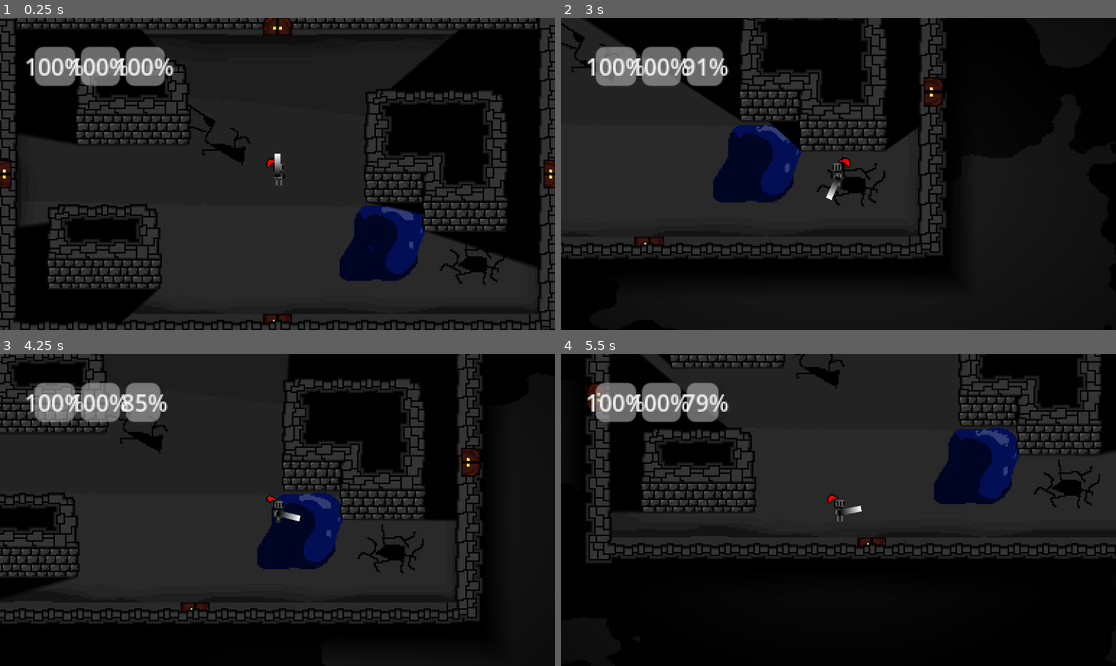
Above: before the commit, frames 1-4 (two rows, left to right).
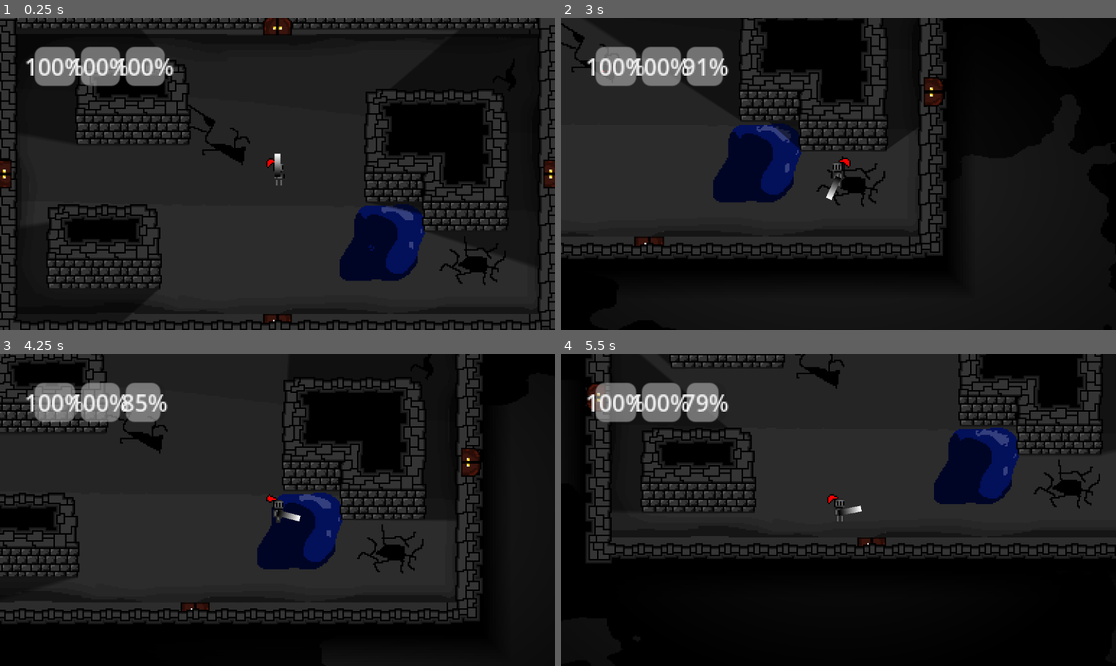
Above: after the commit, the same moments.

Repository: entalk09/infinity_dungeon_gamefiles
Game: Godot game, scene res://scenes/main.tscn
The game is run twice, just before and just after one commit, with the same random seed, the same clock (stepped at 60 frames per second) and the same inputs. The engine's default icon, where the game draws it, is replaced by a stand-in: a white triangle on a blue panel in a dark square.
Inputs (mouse positions are in pixels of both pictures, inside the frame that each line leads up to):
- Up to frame 1 (0.25 s): no input
- Up to frame 2 (3 s): tap Enter at 0.5 s; move the mouse to (960, 158) at 0.52 s; hold D (move_right) 0.53-1.28 s; click (960, 158) at 0.6 s; move the mouse to (727, 189) at 1.27 s; hold S (move_down) 1.28-2.03 s; click (727, 189) at 1.35 s; move the mouse to (894, 105) at 2.02 s; hold D (move_right) 2.03-2.78 s; tap E (interact) at 2.1 s; click (894, 105) at 2.3 s; move the mouse to (810, 236) at 2.77 s; hold W (move_up) from 2.78 s (still down); tap Mouse wheel up (zoom_in) at 2.85 s
- Up to frame 3 (4.25 s): click (249, 572) at 3.05 s; move the mouse to (444, 556) at 3.52 s; release W (move_up) at 3.53 s; hold A (move_left) from 3.53 s (still down); tap Mouse wheel down (zoom_out) at 3.6 s; click (444, 556) at 3.8 s
- Up to frame 4 (5.5 s): move the mouse to (672, 463) at 4.27 s; click (672, 463) at 4.35 s; move the mouse to (866, 510) at 5.02 s; release A (move_left) at 5.03 s; hold S (move_down) from 5.03 s (still down); click (866, 510) at 5.1 s

The runs differ from the first frame. In frame 1, 0.1% of the frame differs, in the area x 69-77%, y 59-63%; in frame 2, 0.2%, in the area x 37-44%, y 33-43%; in frame 3, less than 0.1%; in frame 4, less than 0.1%.

Commit message:
changed shadows to work w multiple lightsources
also modified the fire test shader

Diff:
--- /dev/null
+++ b/Flame_Test.tres
@@ -0,0 +1,28 @@
+[gd_resource type="ShaderMaterial" format=3 uid="uid://dqvuvrg0braas"]
+
+[ext_resource type="Shader" uid="uid://4t6l5awkvcuh" path="res://fire_test.tres" id="1_8y6s1"]
+
+[sub_resource type="Gradient" id="Gradient_u5kky"]
+offsets = PackedFloat32Array(0, 0.75136614)
+colors = PackedColorArray(0, 0, 0, 1, 0.8646751, 0.86467516, 0.8646751, 1)
+
+[sub_resource type="FastNoiseLite" id="FastNoiseLite_xeefp"]
+noise_type = 2
+seed = 54
+frequency = 0.017
+fractal_type = 2
+cellular_jitter = 1.81
+cellular_return_type = 3
+
+[sub_resource type="NoiseTexture2D" id="NoiseTexture2D_tohyo"]
+width = 128
+height = 128
+noise = SubResource("FastNoiseLite_xeefp")
+color_ramp = SubResource("Gradient_u5kky")
+seamless = true
+normalize = false
+seamless_blend_skirt = 0.208
+
+[resource]
+shader = ExtResource("1_8y6s1")
+shader_parameter/Texture2DParameter = SubResource("NoiseTexture2D_tohyo")
--- a/entitys/player/player.tscn
+++ b/entitys/player/player.tscn
@@ -136,6 +136,7 @@
 texture = SubResource("GradientTexture2D_rpjyd")
 
 [node name="AnimatedSprite2D" type="AnimatedSprite2D" parent="." unique_id=1784101491]
+z_index = -1
 texture_filter = 1
 position = Vector2(-12, -12)
 sprite_frames = SubResource("SpriteFrames_rpjyd")
@@ -145,7 +146,6 @@
 
 [node name="PointLight2D" type="PointLight2D" parent="." unique_id=1506879783]
 position = Vector2(0, 7)
-blend_mode = 2
 range_z_max = -1
 shadow_enabled = true
 shadow_color = Color(0, 0, 0, 1)
--- /dev/null
+++ b/fire_noise.tres
@@ -0,0 +1,12 @@
+[gd_resource type="FastNoiseLite" format=3 uid="uid://b7resp5b87kkj"]
+
+[resource]
+noise_type = 4
+seed = 16
+frequency = 0.0161
+fractal_octaves = 10
+fractal_lacunarity = 10.85
+fractal_gain = 0.0
+fractal_weighted_strength = 0.33
+cellular_distance_function = 1
+cellular_jitter = 1.925
--- a/fire_test.tres
+++ b/fire_test.tres
@@ -1,294 +1,184 @@
-[gd_resource type="VisualShader" load_steps=28 format=3 uid="uid://4t6l5awkvcuh"]
+[gd_resource type="VisualShader" format=3 uid="uid://4t6l5awkvcuh"]
+
+[ext_resource type="FastNoiseLite" uid="uid://b7resp5b87kkj" path="res://fire_noise.tres" id="1_vaxwo"]
 
 [sub_resource type="VisualShaderNodeInput" id="VisualShaderNodeInput_vaxwo"]
 output_port_for_preview = 0
 expanded_output_ports = [0]
 input_name = "uv"
 
-[sub_resource type="VisualShaderNodeFloatFunc" id="VisualShaderNodeFloatFunc_w61ix"]
-output_port_for_preview = 0
-function = 0
-
 [sub_resource type="VisualShaderNodeInput" id="VisualShaderNodeInput_p0lyg"]
 input_name = "time"
 
-[sub_resource type="VisualShaderNodeVectorCompose" id="VisualShaderNodeVectorCompose_046jq"]
-op_type = 0
-
 [sub_resource type="VisualShaderNodeFloatOp" id="VisualShaderNodeFloatOp_7gi8s"]
 output_port_for_preview = 0
-operator = 1
-
-[sub_resource type="VisualShaderNodeFloatOp" id="VisualShaderNodeFloatOp_qy8cl"]
-default_input_values = [0, 0.0, 1, 1.0]
-operator = 2
-
-[sub_resource type="VisualShaderNodeMultiplyAdd" id="VisualShaderNodeMultiplyAdd_5ef82"]
-output_port_for_preview = 0
-default_input_values = [0, 0.0, 1, 0.5, 2, 0.25]
-
-[sub_resource type="VisualShaderNodeFloatFunc" id="VisualShaderNodeFloatFunc_s1jtx"]
-function = 17
-
-[sub_resource type="VisualShaderNodeVectorCompose" id="VisualShaderNodeVectorCompose_vaxwo"]
-output_port_for_preview = 0
-op_type = 0
-
-[sub_resource type="VisualShaderNodeInput" id="VisualShaderNodeInput_s1jtx"]
-expanded_output_ports = [0]
-input_name = "uv"
-
-[sub_resource type="VisualShaderNodeFloatOp" id="VisualShaderNodeFloatOp_p0lyg"]
-default_input_values = [0, 1.0, 1, 0.0]
-operator = 1
-
-[sub_resource type="VisualShaderNodeFloatOp" id="VisualShaderNodeFloatOp_046jq"]
-output_port_for_preview = 0
-operator = 2
-
-[sub_resource type="VisualShaderNodeCompare" id="VisualShaderNodeCompare_s1jtx"]
-default_input_values = [0, 1.0, 1, 1.0, 2, 1e-05]
-function = 2
-
-[sub_resource type="VisualShaderNodeVectorDecompose" id="VisualShaderNodeVectorDecompose_vaxwo"]
-default_input_values = [0, Vector2(0, 0)]
-op_type = 0
-
-[sub_resource type="VisualShaderNodeSwitch" id="VisualShaderNodeSwitch_w61ix"]
-
-[sub_resource type="VisualShaderNodeFloatOp" id="VisualShaderNodeFloatOp_5ef82"]
-default_input_values = [0, 0.0, 1, 1.0]
-operator = 1
 
 [sub_resource type="VisualShaderNodeVectorCompose" id="VisualShaderNodeVectorCompose_rk145"]
 op_type = 0
 
-[sub_resource type="VisualShaderNodeStep" id="VisualShaderNodeStep_f7bae"]
-default_input_values = [0, Vector2(0.5, 0.5), 1, Vector2(0, 0)]
-op_type = 1
+[sub_resource type="VisualShaderNodeTexture2DParameter" id="VisualShaderNodeTexture2DParameter_w61ix"]
+parameter_name = "Texture2DParameter"
+texture_type = 1
+texture_filter = 2
+texture_repeat = 1
 
-[sub_resource type="VisualShaderNodeVectorOp" id="VisualShaderNodeVectorOp_rk145"]
+[sub_resource type="VisualShaderNodeColorConstant" id="VisualShaderNodeColorConstant_p0lyg"]
+constant = Color(0, 0, 0, 0)
+
+[sub_resource type="VisualShaderNodeColorConstant" id="VisualShaderNodeColorConstant_046jq"]
+constant = Color(1, 1, 0, 1)
+
+[sub_resource type="VisualShaderNodeMix" id="VisualShaderNodeMix_7gi8s"]
+output_port_for_preview = 0
+default_input_values = [0, Vector3(0, 0, 0), 1, Vector3(1, 1, 1), 2, Vector3(0.5, 0.5, 0.5)]
+op_type = 3
+
+[sub_resource type="VisualShaderNodeInput" id="VisualShaderNodeInput_qy8cl"]
+output_port_for_preview = 2
+expanded_output_ports = [0]
+input_name = "uv"
+
+[sub_resource type="VisualShaderNodeVectorDistance" id="VisualShaderNodeVectorDistance_5ef82"]
+output_port_for_preview = 0
 default_input_values = [0, Vector2(0, 0), 1, Vector2(0.5, 0.5)]
 op_type = 0
+
+[sub_resource type="VisualShaderNodeVectorCompose" id="VisualShaderNodeVectorCompose_f7bae"]
+op_type = 0
+
+[sub_resource type="VisualShaderNodeFloatOp" id="VisualShaderNodeFloatOp_mpx33"]
+output_port_for_preview = 0
+default_input_values = [0, 0.665, 1, 0.0]
 operator = 1
 
-[sub_resource type="VisualShaderNodeVectorOp" id="VisualShaderNodeVectorOp_f7bae"]
-default_input_values = [0, Vector2(0, 0), 1, Vector2(0, 0)]
-expanded_output_ports = [0]
-op_type = 0
+[sub_resource type="VisualShaderNodeStep" id="VisualShaderNodeStep_wddkn"]
+default_input_values = [0, 0.2, 1, 0.25]
+
+[sub_resource type="VisualShaderNodeStep" id="VisualShaderNodeStep_dyrr5"]
+default_input_values = [0, 0.4, 1, 0.5]
+
+[sub_resource type="VisualShaderNodeStep" id="VisualShaderNodeStep_gm3jx"]
+default_input_values = [0, 0.6, 1, 0.75]
+
+[sub_resource type="VisualShaderNodeMix" id="VisualShaderNodeMix_x4tsp"]
+output_port_for_preview = 0
+default_input_values = [0, Vector3(0, 0, 0), 1, Vector3(1, 1, 1), 2, Vector3(0.5, 0.5, 0.5)]
+op_type = 3
+
+[sub_resource type="VisualShaderNodeColorConstant" id="VisualShaderNodeColorConstant_8xsa3"]
+constant = Color(1, 0.4862745, 0, 1)
+
+[sub_resource type="VisualShaderNodeColorConstant" id="VisualShaderNodeColorConstant_suudl"]
+constant = Color(1, 0.22745098, 0, 1)
+
+[sub_resource type="VisualShaderNodeMix" id="VisualShaderNodeMix_2n4dg"]
+output_port_for_preview = 0
+default_input_values = [0, Vector3(0, 0, 0), 1, Vector3(1, 1, 1), 2, Vector3(0.5, 0.5, 0.5)]
+op_type = 3
+
+[sub_resource type="VisualShaderNodeMultiplyAdd" id="VisualShaderNodeMultiplyAdd_c3cnu"]
+default_input_values = [0, 0.0, 1, 2.0, 2, -0.5]
+
+[sub_resource type="VisualShaderNodeFloatOp" id="VisualShaderNodeFloatOp_xsnjy"]
+output_port_for_preview = 0
+default_input_values = [0, 0.0, 1, 1.0]
 operator = 2
 
-[sub_resource type="VisualShaderNodeFloatOp" id="VisualShaderNodeFloatOp_mpx33"]
-default_input_values = [0, 0.0, 1, 3.0]
+[sub_resource type="VisualShaderNodeFloatFunc" id="VisualShaderNodeFloatFunc_ry2us"]
+function = 11
+
+[sub_resource type="VisualShaderNodeFloatFunc" id="VisualShaderNodeFloatFunc_qw1oh"]
+function = 31
+
+[sub_resource type="VisualShaderNodeFloatOp" id="VisualShaderNodeFloatOp_4dykr"]
+default_input_values = [0, 0.0, 1, 1.5]
 operator = 2
 
-[sub_resource type="VisualShaderNodeFloatOp" id="VisualShaderNodeFloatOp_wddkn"]
+[sub_resource type="VisualShaderNodeFloatOp" id="VisualShaderNodeFloatOp_x3xsb"]
 output_port_for_preview = 0
+operator = 3
 
-[sub_resource type="VisualShaderNodeMultiplyAdd" id="VisualShaderNodeMultiplyAdd_dyrr5"]
+[sub_resource type="VisualShaderNodeFloatFunc" id="VisualShaderNodeFloatFunc_6hd4l"]
 output_port_for_preview = 0
-default_input_values = [0, 0.0, 1, -1.0, 2, 0.5]
+function = 11
 
-[sub_resource type="FastNoiseLite" id="FastNoiseLite_x4tsp"]
-noise_type = 0
-frequency = 0.0019
-fractal_type = 2
+[sub_resource type="VisualShaderNodeClamp" id="VisualShaderNodeClamp_f428y"]
+
+[sub_resource type="VisualShaderNodeFloatOp" id="VisualShaderNodeFloatOp_3ei27"]
+default_input_values = [0, 0.0, 1, 0.9]
+operator = 2
 
 [sub_resource type="NoiseTexture2D" id="NoiseTexture2D_8xsa3"]
+noise = ExtResource("1_vaxwo")
 seamless = true
 seamless_blend_skirt = 0.848
-noise = SubResource("FastNoiseLite_x4tsp")
 
 [sub_resource type="VisualShaderNodeTexture" id="VisualShaderNodeTexture_suudl"]
 output_port_for_preview = 0
+source = 5
 texture = SubResource("NoiseTexture2D_8xsa3")
 texture_type = 1
 
-[sub_resource type="VisualShaderNodeUVFunc" id="VisualShaderNodeUVFunc_2n4dg"]
-output_port_for_preview = 0
-
 [resource]
-code = "shader_type canvas_item;
-render_mode blend_mix;
-
-uniform sampler2D tex_frg_8 : source_color;
-
-
-
-void fragment() {
-// Input:2
-	vec2 n_out2p0 = UV;
-
-
-// VectorOp:3
-	vec2 n_in3p1 = vec2(0.50000, 0.50000);
-	vec2 n_out3p0 = n_out2p0 - n_in3p1;
-
-
-// VectorOp:4
-	vec2 n_out4p0 = n_out3p0 * n_out3p0;
-	float n_out4p1 = n_out4p0.r;
-	float n_out4p2 = n_out4p0.g;
-
-
-// FloatOp:5
-	float n_in5p1 = 3.00000;
-	float n_out5p0 = n_out4p1 * n_in5p1;
-
-
-// FloatOp:6
-	float n_out6p0 = n_out5p0 + n_out4p2;
-
-
-// MultiplyAdd:7
-	float n_in7p1 = -1.00000;
-	float n_in7p2 = 0.50000;
-	float n_out7p0 = fma(n_out6p0, n_in7p1, n_in7p2);
-
-
-// Input:10
-	vec2 n_out10p0 = UV;
-	float n_out10p1 = n_out10p0.r;
-	float n_out10p2 = n_out10p0.g;
-
-
-// Input:12
-	float n_out12p0 = TIME;
-
-
-// FloatFunc:18
-	float n_out18p0 = fract(n_out12p0);
-
-
-// FloatOp:21
-	float n_in21p0 = 1.00000;
-	float n_out21p0 = n_in21p0 - n_out18p0;
-
-
-// MultiplyAdd:17
-	float n_in17p1 = 0.50000;
-	float n_in17p2 = 0.25000;
-	float n_out17p0 = fma(n_out21p0, n_in17p1, n_in17p2);
-
-
-// VectorCompose:13
-	vec2 n_out13p0 = vec2(n_out10p1, n_out17p0);
-
-
-// FloatOp:15
-	float n_out15p0 = n_out21p0 - n_out10p2;
-
-
-// FloatOp:16
-	float n_in16p1 = 1.00000;
-	float n_out16p0 = n_out15p0 * n_in16p1;
-
-
-// VectorCompose:19
-	float n_in19p0 = 0.00000;
-	vec2 n_out19p0 = vec2(n_in19p0, n_out16p0);
-
-
-// UVFunc:9
-	vec2 n_in9p1 = vec2(1.00000, 1.00000);
-	vec2 n_out9p0 = n_out19p0 * n_in9p1 + n_out13p0;
-
-
-// VectorDecompose:24
-	float n_out24p0 = n_out9p0.x;
-	float n_out24p1 = n_out9p0.y;
-
-
-// Compare:23
-	float n_in23p1 = 1.00000;
-	bool n_out23p0 = n_out24p1 > n_in23p1;
-
-
-// FloatOp:26
-	float n_in26p1 = 1.00000;
-	float n_out26p0 = n_out24p1 - n_in26p1;
-
-
-	float n_out25p0;
-// Switch:25
-	n_out25p0 = mix(n_out24p1, n_out26p0, float(n_out23p0));
-
-
-// VectorCompose:27
-	vec2 n_out27p0 = vec2(n_out24p0, n_out25p0);
-
-
-// Texture2D:8
-	vec4 n_out8p0 = texture(tex_frg_8, n_out27p0);
-
-
-// Step:28
-	vec2 n_in28p0 = vec2(0.50000, 0.50000);
-	vec2 n_out28p0 = step(n_in28p0, vec2(n_out8p0.xy));
-
-
-// FloatOp:22
-	float n_out22p0 = n_out7p0 * n_out28p0.x;
-
-
-// Output:0
-	COLOR.a = n_out22p0;
-
-
-}
-"
-graph_offset = Vector2(-337.936, -66.1429)
 mode = 1
 flags/light_only = false
-nodes/fragment/0/position = Vector2(1440, 80)
-nodes/fragment/2/node = SubResource("VisualShaderNodeInput_s1jtx")
-nodes/fragment/2/position = Vector2(-1040, 140)
-nodes/fragment/3/node = SubResource("VisualShaderNodeVectorOp_rk145")
-nodes/fragment/3/position = Vector2(-700, 80)
-nodes/fragment/4/node = SubResource("VisualShaderNodeVectorOp_f7bae")
-nodes/fragment/4/position = Vector2(-420, 60)
-nodes/fragment/5/node = SubResource("VisualShaderNodeFloatOp_mpx33")
-nodes/fragment/5/position = Vector2(-160, 60)
-nodes/fragment/6/node = SubResource("VisualShaderNodeFloatOp_wddkn")
-nodes/fragment/6/position = Vector2(40, 160)
-nodes/fragment/7/node = SubResource("VisualShaderNodeMultiplyAdd_dyrr5")
-nodes/fragment/7/position = Vector2(280, 60)
+nodes/fragment/0/position = Vector2(3380, 180)
 nodes/fragment/8/node = SubResource("VisualShaderNodeTexture_suudl")
-nodes/fragment/8/position = Vector2(560, 400)
-nodes/fragment/9/node = SubResource("VisualShaderNodeUVFunc_2n4dg")
-nodes/fragment/9/position = Vector2(-780, 560)
+nodes/fragment/8/position = Vector2(480, 320)
 nodes/fragment/10/node = SubResource("VisualShaderNodeInput_vaxwo")
-nodes/fragment/10/position = Vector2(-1980, 480)
-nodes/fragment/11/node = SubResource("VisualShaderNodeFloatFunc_w61ix")
-nodes/fragment/11/position = Vector2(-2240, 1060)
+nodes/fragment/10/position = Vector2(-620, 440)
 nodes/fragment/12/node = SubResource("VisualShaderNodeInput_p0lyg")
-nodes/fragment/12/position = Vector2(-2580, 860)
-nodes/fragment/13/node = SubResource("VisualShaderNodeVectorCompose_046jq")
-nodes/fragment/13/position = Vector2(-1060, 640)
+nodes/fragment/12/position = Vector2(-1420, 620)
 nodes/fragment/15/node = SubResource("VisualShaderNodeFloatOp_7gi8s")
-nodes/fragment/15/position = Vector2(-1460, 640)
-nodes/fragment/16/node = SubResource("VisualShaderNodeFloatOp_qy8cl")
-nodes/fragment/16/position = Vector2(-1260, 740)
-nodes/fragment/17/node = SubResource("VisualShaderNodeMultiplyAdd_5ef82")
-nodes/fragment/17/position = Vector2(-1720, 920)
-nodes/fragment/18/node = SubResource("VisualShaderNodeFloatFunc_s1jtx")
-nodes/fragment/18/position = Vector2(-2240, 880)
-nodes/fragment/19/node = SubResource("VisualShaderNodeVectorCompose_vaxwo")
-nodes/fragment/19/position = Vector2(-1040, 800)
-nodes/fragment/21/node = SubResource("VisualShaderNodeFloatOp_p0lyg")
-nodes/fragment/21/position = Vector2(-1960, 820)
-nodes/fragment/22/node = SubResource("VisualShaderNodeFloatOp_046jq")
-nodes/fragment/22/position = Vector2(1220, 60)
-nodes/fragment/23/node = SubResource("VisualShaderNodeCompare_s1jtx")
-nodes/fragment/23/position = Vector2(-320, 680)
-nodes/fragment/24/node = SubResource("VisualShaderNodeVectorDecompose_vaxwo")
-nodes/fragment/24/position = Vector2(-520, 540)
-nodes/fragment/25/node = SubResource("VisualShaderNodeSwitch_w61ix")
-nodes/fragment/25/position = Vector2(20, 740)
-nodes/fragment/26/node = SubResource("VisualShaderNodeFloatOp_5ef82")
-nodes/fragment/26/position = Vector2(-240, 920)
+nodes/fragment/15/position = Vector2(-100, 600)
 nodes/fragment/27/node = SubResource("VisualShaderNodeVectorCompose_rk145")
 nodes/fragment/27/position = Vector2(220, 520)
-nodes/fragment/28/node = SubResource("VisualShaderNodeStep_f7bae")
-nodes/fragment/28/position = Vector2(840, 220)
-nodes/fragment/connections = PackedInt32Array(2, 0, 3, 0, 3, 0, 4, 0, 3, 0, 4, 1, 4, 1, 5, 0, 5, 0, 6, 0, 4, 2, 6, 1, 6, 0, 7, 0, 12, 0, 11, 0, 10, 1, 13, 0, 13, 0, 9, 0, 15, 0, 16, 0, 12, 0, 18, 0, 16, 0, 19, 1, 19, 0, 9, 2, 21, 0, 15, 0, 18, 0, 21, 1, 21, 0, 17, 0, 7, 0, 22, 0, 22, 0, 0, 1, 10, 2, 15, 1, 17, 0, 13, 1, 9, 0, 24, 0, 24, 1, 26, 0, 24, 1, 25, 2, 26, 0, 25, 1, 23, 0, 25, 0, 25, 0, 27, 1, 24, 0, 27, 0, 27, 0, 8, 0, 8, 0, 28, 1, 28, 0, 22, 1, 24, 1, 23, 0)
+nodes/fragment/29/node = SubResource("VisualShaderNodeTexture2DParameter_w61ix")
+nodes/fragment/29/position = Vector2(120, 800)
+nodes/fragment/34/node = SubResource("VisualShaderNodeColorConstant_p0lyg")
+nodes/fragment/34/position = Vector2(1280, 260)
+nodes/fragment/35/node = SubResource("VisualShaderNodeColorConstant_046jq")
+nodes/fragment/35/position = Vector2(1140, 360)
+nodes/fragment/37/node = SubResource("VisualShaderNodeMix_7gi8s")
+nodes/fragment/37/position = Vector2(1980, 0)
+nodes/fragment/38/node = SubResource("VisualShaderNodeInput_qy8cl")
+nodes/fragment/38/position = Vector2(-1560, -240)
+nodes/fragment/39/node = SubResource("VisualShaderNodeVectorDistance_5ef82")
+nodes/fragment/39/position = Vector2(-500, -220)
+nodes/fragment/41/node = SubResource("VisualShaderNodeVectorCompose_f7bae")
+nodes/fragment/41/position = Vector2(-700, -180)
+nodes/fragment/43/node = SubResource("VisualShaderNodeFloatOp_mpx33")
+nodes/fragment/43/position = Vector2(720, -80)
+nodes/fragment/47/node = SubResource("VisualShaderNodeStep_wddkn")
+nodes/fragment/47/position = Vector2(1700, 120)
+nodes/fragment/48/node = SubResource("VisualShaderNodeStep_dyrr5")
+nodes/fragment/48/position = Vector2(1700, 360)
+nodes/fragment/49/node = SubResource("VisualShaderNodeStep_gm3jx")
+nodes/fragment/49/position = Vector2(1680, 580)
+nodes/fragment/51/node = SubResource("VisualShaderNodeMix_x4tsp")
+nodes/fragment/51/position = Vector2(2520, 380)
+nodes/fragment/52/node = SubResource("VisualShaderNodeColorConstant_8xsa3")
+nodes/fragment/52/position = Vector2(1200, 480)
+nodes/fragment/53/node = SubResource("VisualShaderNodeColorConstant_suudl")
+nodes/fragment/53/position = Vector2(1240, 580)
+nodes/fragment/54/node = SubResource("VisualShaderNodeMix_2n4dg")
+nodes/fragment/54/position = Vector2(2280, 160)
+nodes/fragment/55/node = SubResource("VisualShaderNodeMultiplyAdd_c3cnu")
+nodes/fragment/55/position = Vector2(-940, -220)
+nodes/fragment/56/node = SubResource("VisualShaderNodeFloatOp_xsnjy")
+nodes/fragment/56/position = Vector2(-60, -200)
+nodes/fragment/57/node = SubResource("VisualShaderNodeFloatFunc_ry2us")
+nodes/fragment/57/position = Vector2(-780, 0)
+nodes/fragment/58/node = SubResource("VisualShaderNodeFloatFunc_qw1oh")
+nodes/fragment/58/position = Vector2(-1020, 0)
+nodes/fragment/59/node = SubResource("VisualShaderNodeFloatOp_4dykr")
+nodes/fragment/59/position = Vector2(-920, 560)
+nodes/fragment/61/node = SubResource("VisualShaderNodeFloatOp_x3xsb")
+nodes/fragment/61/position = Vector2(440, -240)
+nodes/fragment/62/node = SubResource("VisualShaderNodeFloatFunc_6hd4l")
+nodes/fragment/62/position = Vector2(-580, -520)
+nodes/fragment/63/node = SubResource("VisualShaderNodeClamp_f428y")
+nodes/fragment/63/position = Vector2(60, -420)
+nodes/fragment/64/node = SubResource("VisualShaderNodeFloatOp_3ei27")
+nodes/fragment/64/position = Vector2(-178.00002, -411)
+nodes/fragment/connections = PackedInt32Array(10, 2, 15, 1, 27, 0, 8, 0, 29, 0, 8, 2, 10, 1, 27, 0, 15, 0, 27, 1, 34, 0, 37, 0, 35, 0, 37, 1, 41, 0, 39, 0, 47, 0, 37, 2, 51, 0, 0, 0, 49, 0, 51, 2, 37, 0, 54, 0, 54, 0, 51, 0, 48, 0, 54, 2, 52, 0, 54, 1, 53, 0, 51, 1, 38, 1, 55, 0, 55, 0, 41, 0, 39, 0, 56, 0, 57, 0, 41, 1, 38, 2, 58, 0, 58, 0, 57, 0, 12, 0, 59, 0, 59, 0, 15, 0, 8, 0, 43, 0, 61, 0, 43, 1, 56, 0, 61, 0, 38, 2, 62, 0, 63, 0, 61, 1, 47, 0, 0, 1, 43, 0, 47, 1, 43, 0, 48, 1, 43, 0, 49, 1, 62, 0, 64, 0, 64, 0, 63, 0)
--- a/fire_test.tscn
+++ b/fire_test.tscn
@@ -1,13 +1,13 @@
-[gd_scene load_steps=4 format=3 uid="uid://du37vr5fivhvw"]
+[gd_scene format=3 uid="uid://du37vr5fivhvw"]
 
 [ext_resource type="Texture2D" uid="uid://dagp1pvbjgi0g" path="res://icon.svg" id="1_ngwbu"]
-[ext_resource type="Shader" uid="uid://4t6l5awkvcuh" path="res://fire_test.tres" id="1_u5kky"]
+[ext_resource type="Material" uid="uid://dqvuvrg0braas" path="res://Flame_Test.tres" id="1_u5kky"]
 
-[sub_resource type="ShaderMaterial" id="ShaderMaterial_xeefp"]
-shader = ExtResource("1_u5kky")
+[node name="Node2D" type="Node2D" unique_id=1158683114]
 
-[node name="Node2D" type="Node2D"]
-
-[node name="Sprite2D" type="Sprite2D" parent="."]
-material = SubResource("ShaderMaterial_xeefp")
+[node name="Sprite2D" type="Sprite2D" parent="." unique_id=727745378]
+texture_filter = 1
+material = ExtResource("1_u5kky")
+position = Vector2(-0.5, 0)
+scale = Vector2(0.9921875, 1)
 texture = ExtResource("1_ngwbu")
--- a/rooms/template_room.tscn
+++ b/rooms/template_room.tscn
@@ -360,6 +360,7 @@
 my_direction = 3
 
 [node name="background" type="AnimatedSprite2D" parent="." unique_id=1032444018]
+self_modulate = Color(0.5330367, 0.5330367, 0.5330367, 1)
 light_mask = 3
 z_index = -1
 sprite_frames = SubResource("SpriteFrames_gyocs")
--- a/scenes/main.tscn
+++ b/scenes/main.tscn
@@ -7,6 +7,6 @@
 [node name="Main" type="Node2D" unique_id=4082165]
 script = ExtResource("1_sugp2")
 
+[node name="Player" parent="." unique_id=641357470 instance=ExtResource("1_o5qli")]
+
 [node name="template_room" parent="." unique_id=1604834315 instance=ExtResource("2_0wfyh")]
-
-[node name="Player" parent="." unique_id=641357470 instance=ExtResource("1_o5qli")]
--- /dev/null
+++ b/torch_test.tscn
@@ -0,0 +1,39 @@
+[gd_scene format=3 uid="uid://dm6swsp0rb2lt"]
+
+[ext_resource type="Material" uid="uid://dqvuvrg0braas" path="res://Flame_Test.tres" id="1_2bagf"]
+[ext_resource type="Texture2D" uid="uid://cgtjg34i6jx40" path="res://entitys/player/light_gradient.jpg" id="2_tkrs1"]
+
+[sub_resource type="Gradient" id="Gradient_r63p4"]
+colors = PackedColorArray(0.28118682, 0.28118688, 0.28118682, 1, 0.28118682, 0.28118688, 0.28118682, 1)
+
+[sub_resource type="GradientTexture2D" id="GradientTexture2D_2bagf"]
+gradient = SubResource("Gradient_r63p4")
+width = 2
+height = 6
+
+[sub_resource type="Gradient" id="Gradient_tkrs1"]
+colors = PackedColorArray(1, 1, 1, 1, 1, 1, 1, 1)
+
+[sub_resource type="GradientTexture2D" id="GradientTexture2D_ms1x6"]
+gradient = SubResource("Gradient_tkrs1")
+width = 12
+height = 12
+
+[node name="TorchTest" type="Sprite2D" unique_id=1889139674]
+texture = SubResource("GradientTexture2D_2bagf")
+
+[node name="Sprite2D" type="Sprite2D" parent="." unique_id=166747126]
+material = ExtResource("1_2bagf")
+position = Vector2(0, -9)
+texture = SubResource("GradientTexture2D_ms1x6")
+
+[node name="PointLight2D" type="PointLight2D" parent="." unique_id=1698387931]
+position = Vector2(0, 10)
+color = Color(1, 0.45490196, 0, 1)
+energy = 4.66
+range_z_max = -1
+range_item_cull_mask = 3
+shadow_enabled = true
+shadow_color = Color(0, 0, 0, 1)
+texture = ExtResource("2_tkrs1")
+height = 20.0
